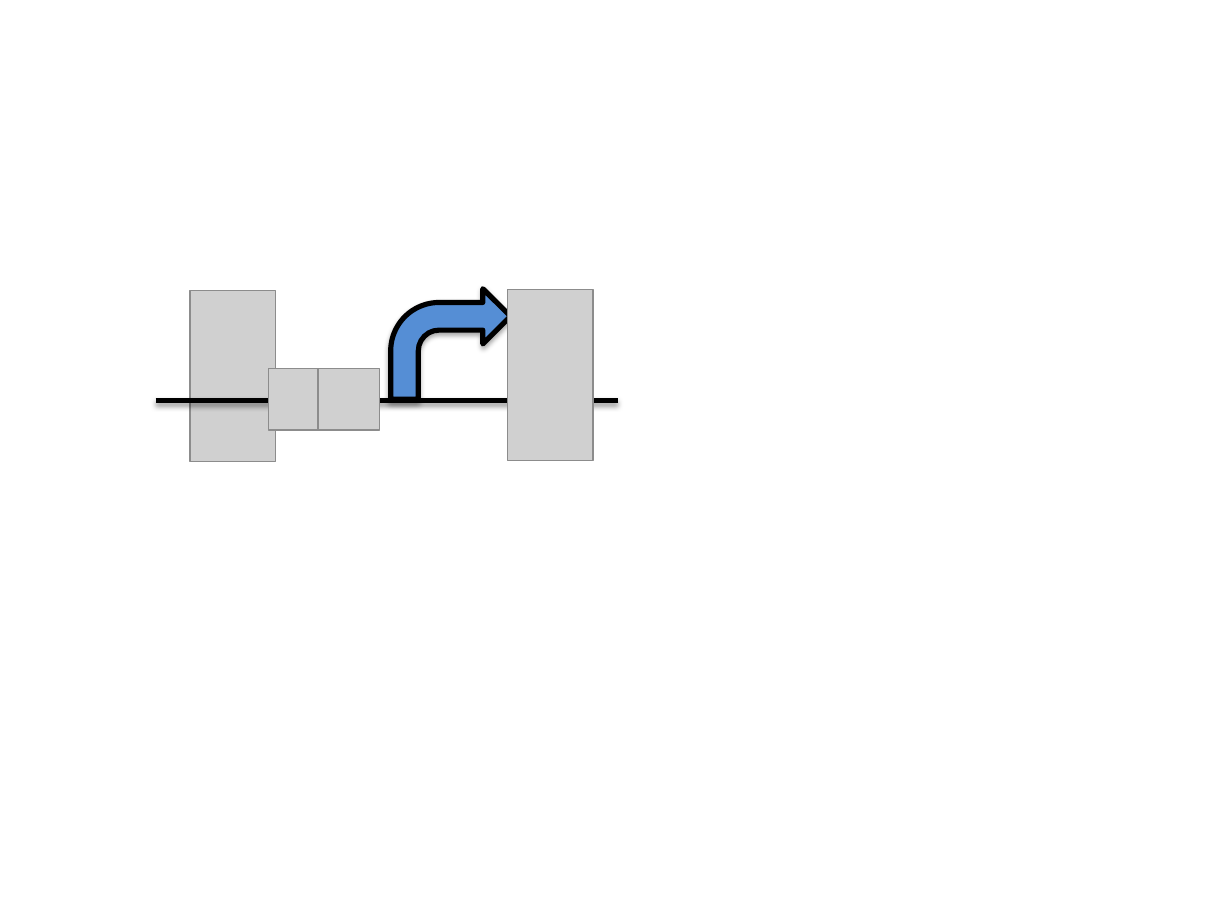
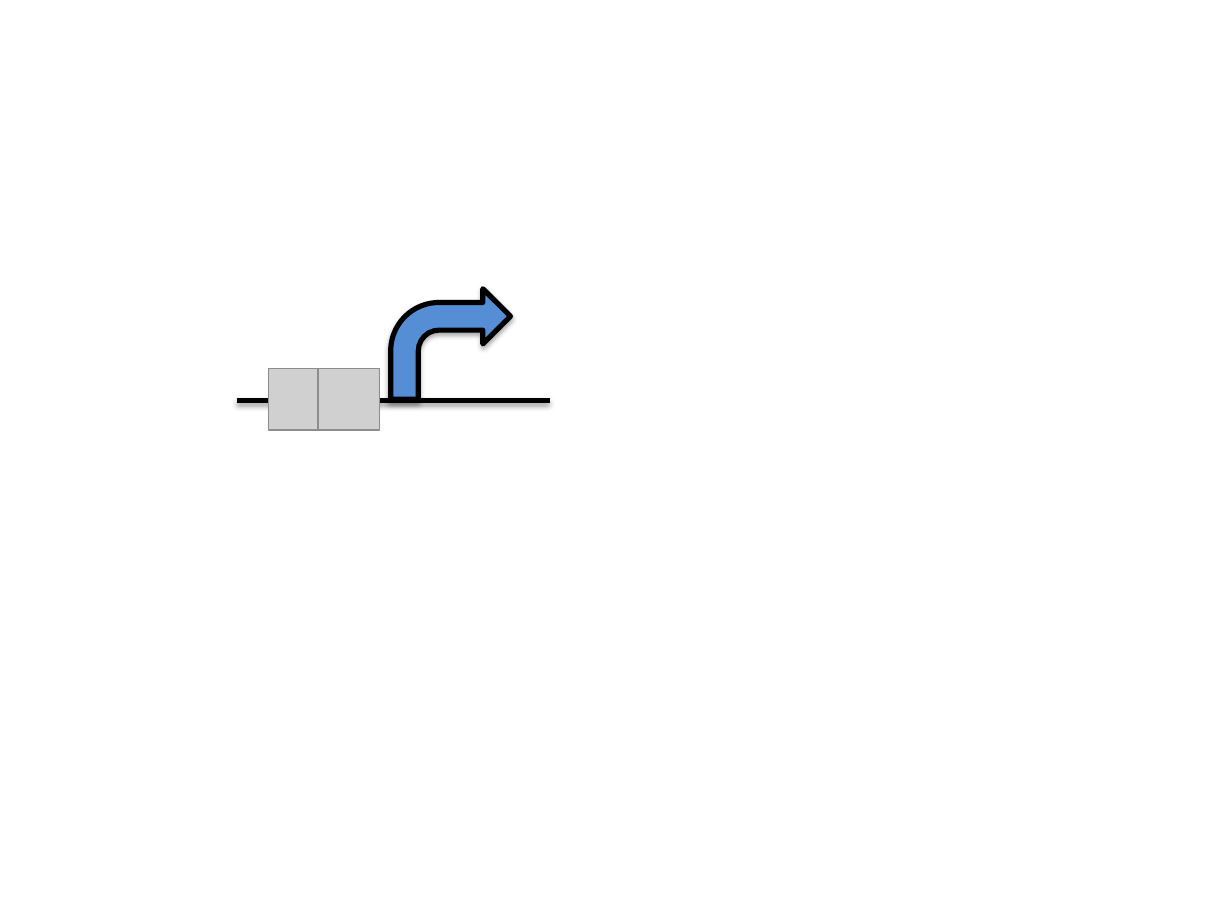
Before and after one commit to SynBioDex/SBOL-visual, a slide deck: slide 7 of specification/imgsrc/examples.pptx. Drawn at 1232x924 pixels with LibreOffice and Linux fonts; fonts in the diff are those of the drawing; grey boxes stand for pictures. Boxes give left, top, right and bottom in pixels: in the first picture for what was removed or moved away, otherwise in the second. Text is boxed around its words. In the diff, an @@ line names an element or a change of style, - is before the commit and + after.

```diff
--- a/specification/imgsrc/examples.pptx
+++ b/specification/imgsrc/examples.pptx
@@ picture removed at (190,291,275,462) @@
@@ picture removed at (508,290,593,461) @@
@@ line moved from (155, 400) - (617, 400) to (237, 400) - (549, 400) @@
```
Also in this commit, not shown: 39 other files.
